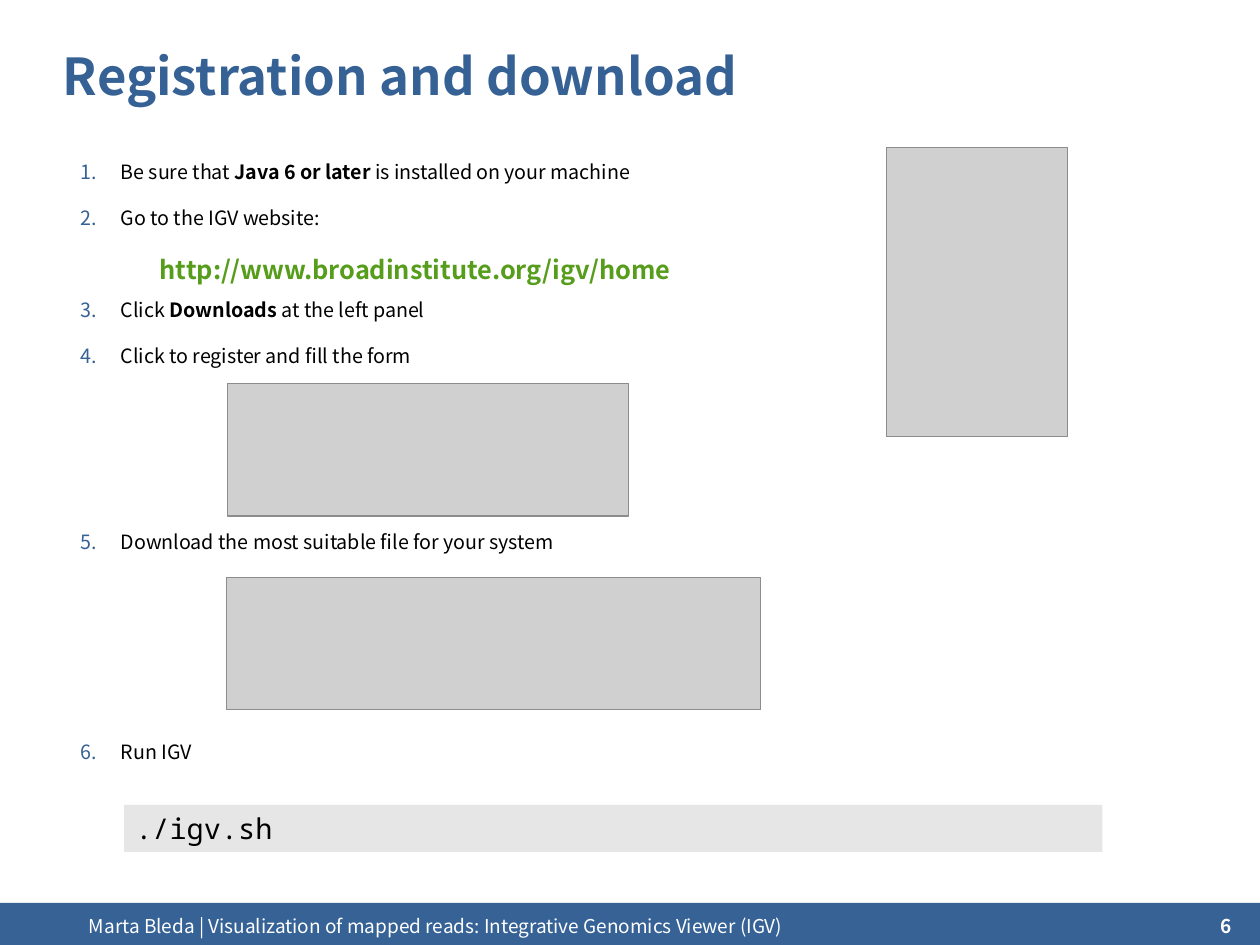
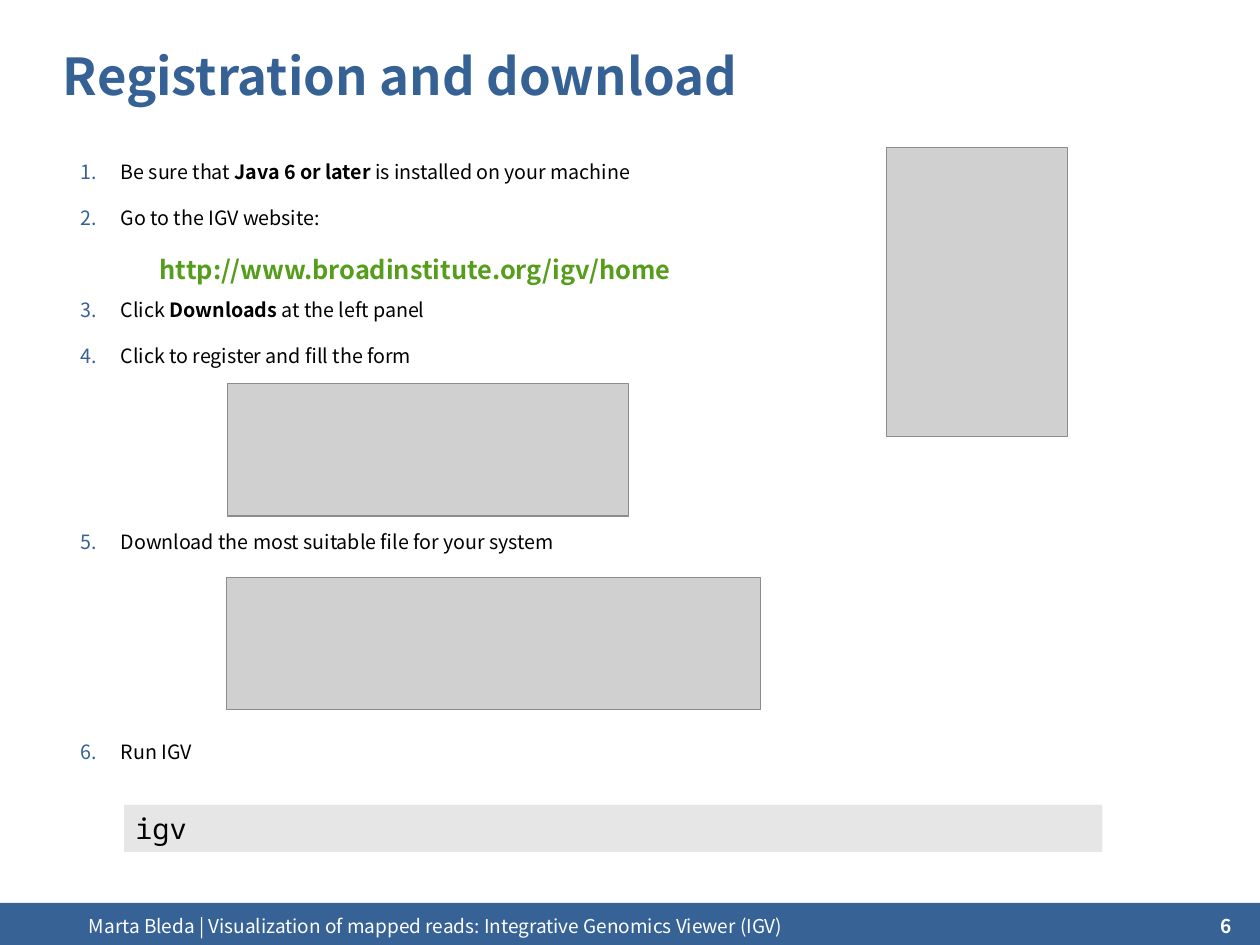
Before and after one commit to ngs-course/ngs-course.github.io, a slide deck: slide 6 of Course_Materials/visualization/presentation/2014-Cambridge_visualisation.odp. Drawn at 1260x945 pixels with LibreOffice and Linux fonts; fonts in the diff are those of the drawing; grey boxes stand for pictures; background and template pictures are left out. Boxes give left, top, right and bottom in pixels: in the first picture for what was removed or moved away, otherwise in the second. Text is boxed around its words. In the diff, an @@ line names an element or a change of style, - is before the commit and + after.

```diff
--- a/Course_Materials/visualization/presentation/2014-Cambridge_visualisation.odp
+++ b/Course_Materials/visualization/presentation/2014-Cambridge_visualisation.odp
@@ text in rectangle at [135, 817, 186, 846]: text changed @@
-./igv.sh
+igv
```
Also in this commit, not shown: 2 other slides changed, 8 other files.
